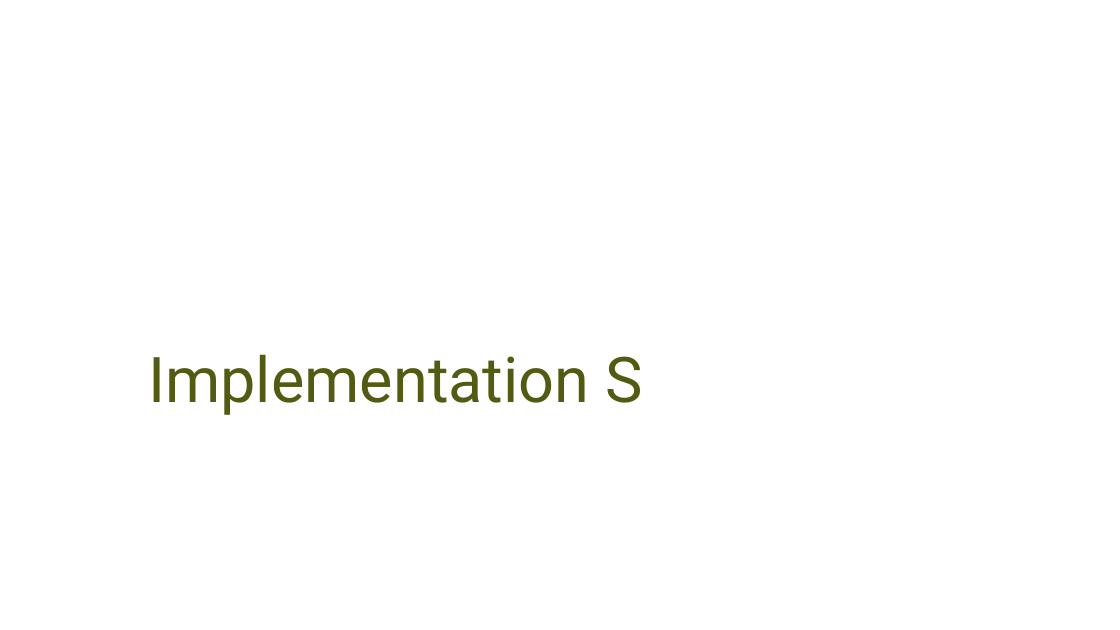
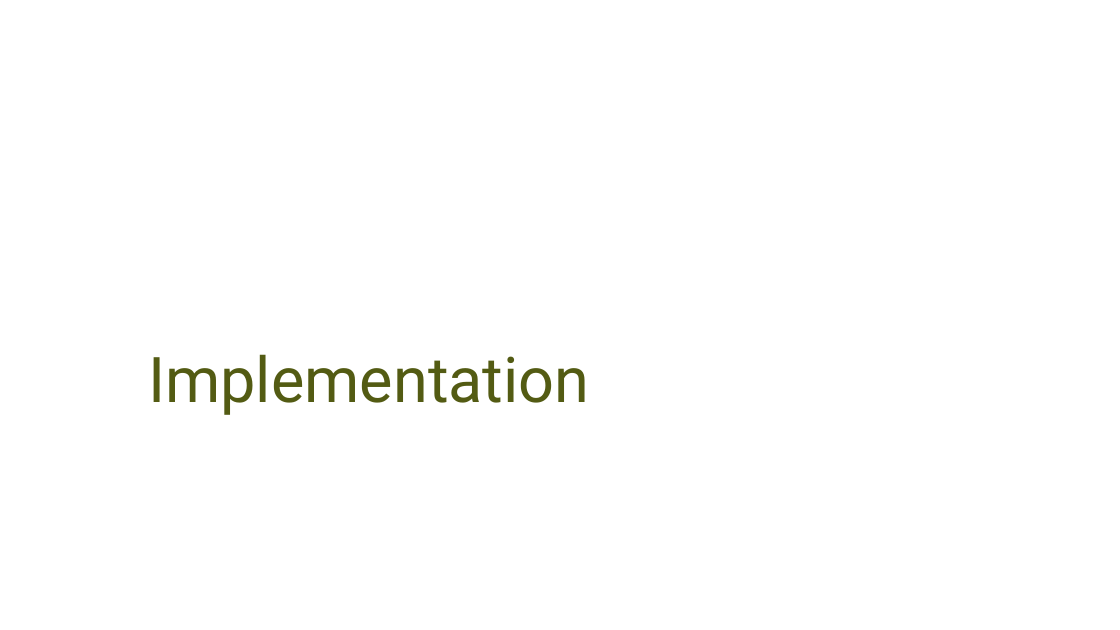
Before and after one commit to Cy-EF0510/Vanier, a slide deck: slide 9 of Semester 7 Fall 2026/IOT/Assignments/HomeAgent.pptx. Drawn at 1120x630 pixels with LibreOffice and Linux fonts; fonts in the diff are those of the drawing. Boxes give left, top, right and bottom in pixels: in the first picture for what was removed or moved away, otherwise in the second. Text is boxed around its words. In the diff, an @@ line names an element or a change of style, - is before the commit and + after.

```diff
--- a/Semester 7 Fall 2026/IOT/Assignments/HomeAgent.pptx
+++ b/Semester 7 Fall 2026/IOT/Assignments/HomeAgent.pptx
@@ title at (148, 354, 589, 415): text changed @@
-Implementation S
+Implementation
```
Also in this commit, not shown: 2 other slides changed, 8 slides added, 8 slides removed.
